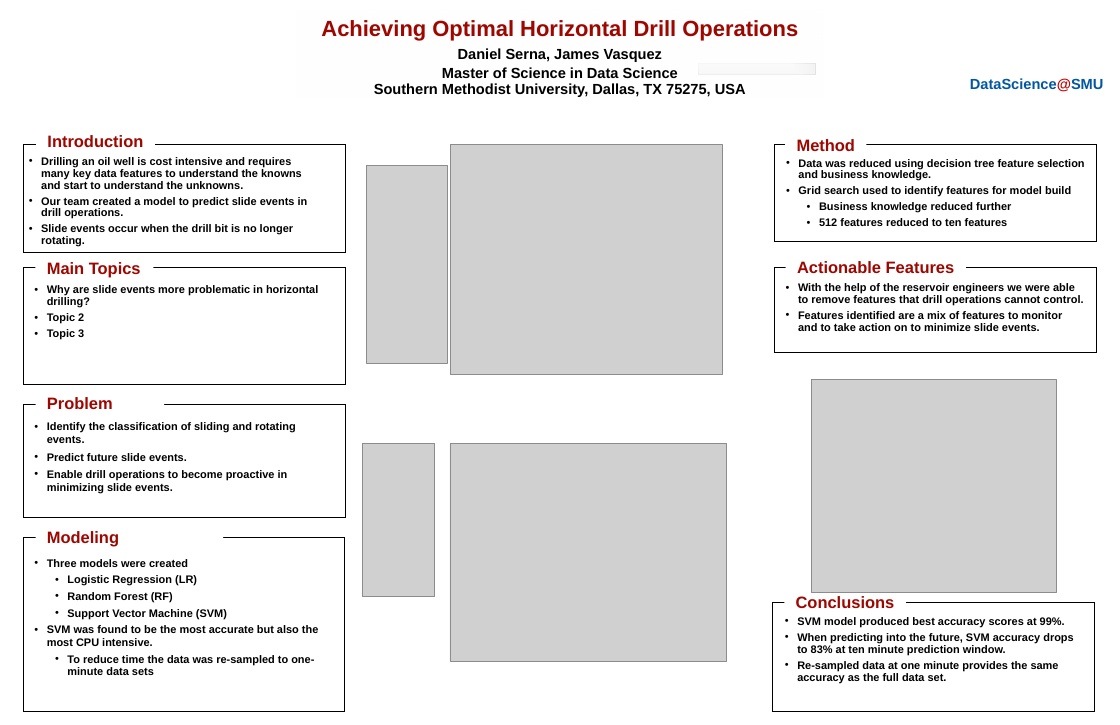
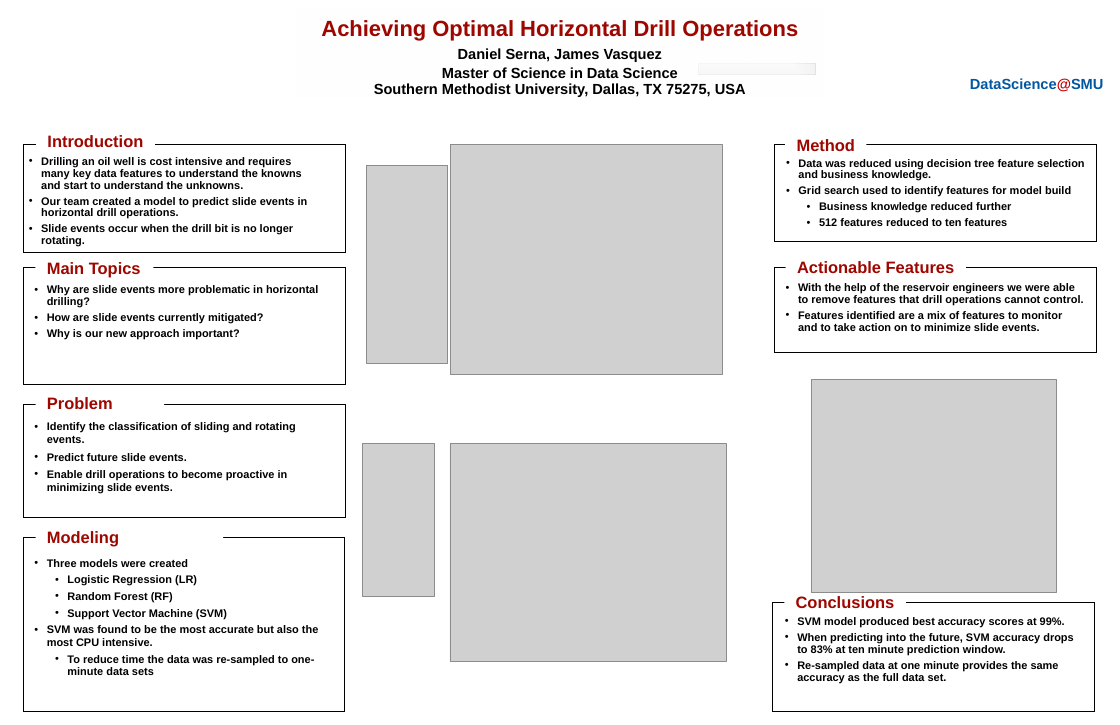
Before and after one commit to jvasquezDC/CapstoneA, a slide deck: slide 1 of PosterSession/Serna_Vasquez_PosterSession.ppt. Drawn at 1120x725 pixels with LibreOffice and Linux fonts; fonts in the diff are those of the drawing; grey boxes stand for pictures; background and template pictures are left out. Boxes give left, top, right and bottom in pixels: in the first picture for what was removed or moved away, otherwise in the second. Text is boxed around its words. In the diff, an @@ line names an element or a change of style, - is before the commit and + after.

Commit message:
added placeholder for main topics section on poster.

```diff
--- a/PosterSession/Serna_Vasquez_PosterSession.ppt
+++ b/PosterSession/Serna_Vasquez_PosterSession.ppt
@@ text at bbox=[41, 197, 308, 219]: text changed @@
-• Our team created a model to predict slide events in drill operations.
+• Our team created a model to predict slide events in horizontal drill operations.
@@ text at bbox=[47, 313, 263, 340]: text changed @@
-• Topic 2
-• Topic 3
+• How are slide events currently mitigated?
+• Why is our new approach important?
```
